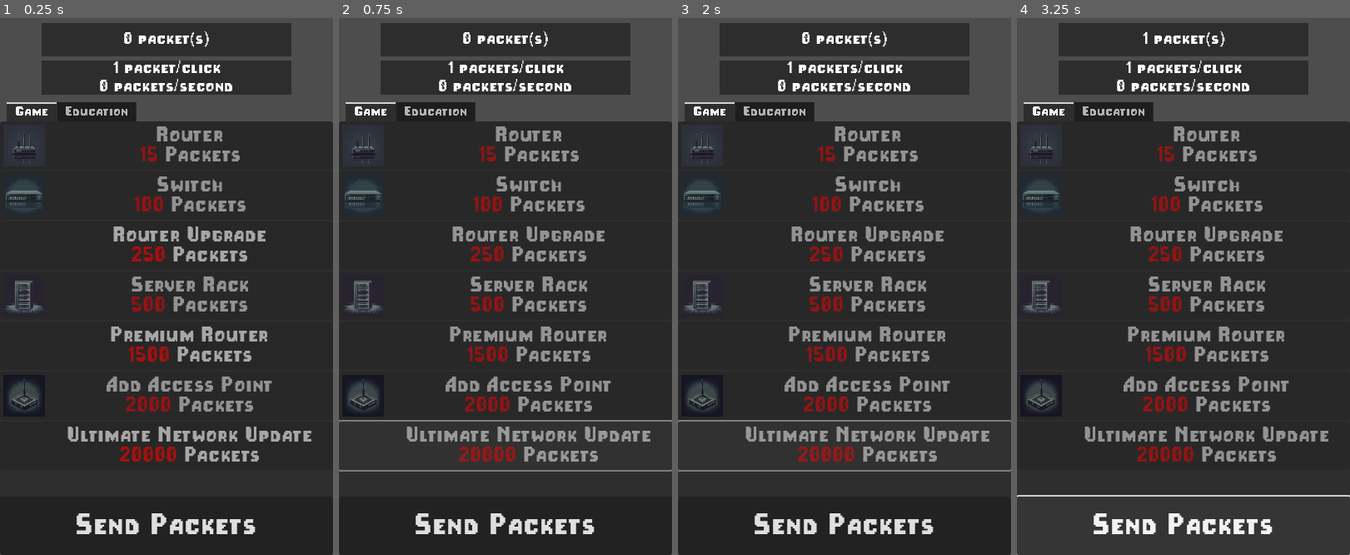
Above: before the commit, frames 1-4 (left to right).
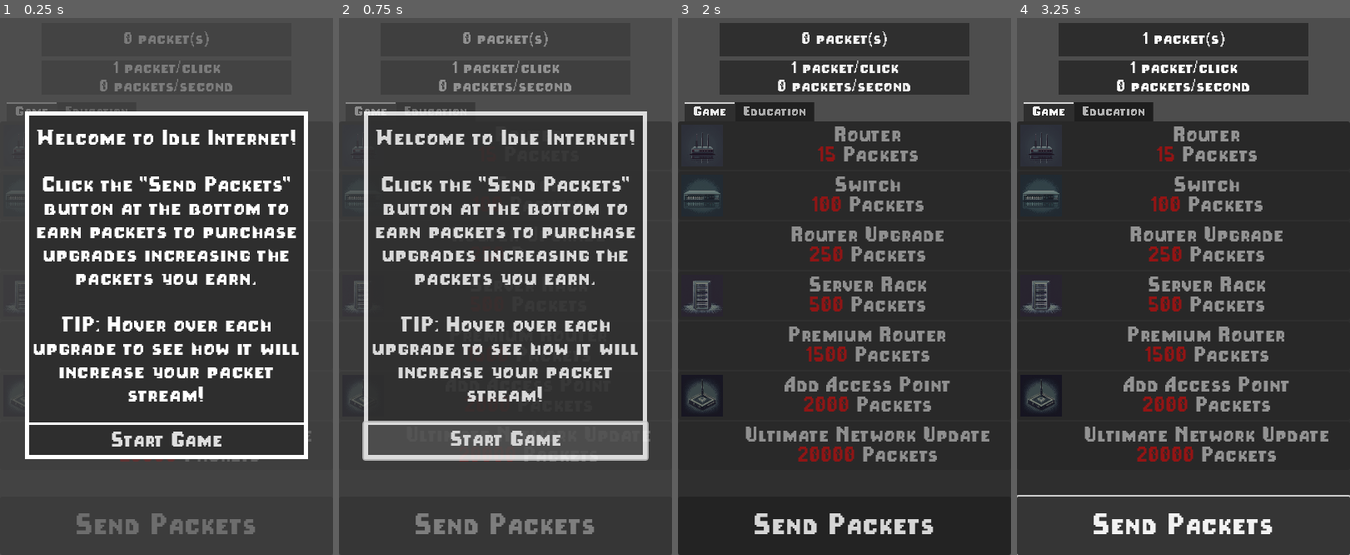
Above: after the commit, the same moments.

Repository: ngabryluk/Idle-Internet
Game: Godot game, scene res://scenes/game.tscn
Same seed, same stepped clock (60 frames per second), same inputs: the game is played once before the commit and once after it.
Inputs (mouse positions are in pixels of both pictures, inside the frame that each line leads up to):
- Up to frame 1 (0.25 s): no input
- Up to frame 2 (0.75 s): click (505, 442) at 0.5 s, where only the run after the commit has a clickable "Start Game"
- Up to frame 3 (2 s): click (844, 442) at 1.25 s, where only the run after the commit has a clickable "Start Game"
- Up to frame 4 (3.25 s): click (1183, 146) at 2.02 s; click "Send Packets" at 2.75 s

The runs differ from the first frame. In frame 1, 32% of the frame differs, in the area x 0-100%, y 2-100%; in frame 2, 25%; in frame 3, 1.0%; in frame 4, 0.4%.
Error after the commit: Cannot call method 'queue_free' on a null value. (res://scenes/game.gd:23)

Commit message:
Popup at start of game

Diff:
--- a/scenes/game.gd
+++ b/scenes/game.gd
@@ -10,6 +10,18 @@
 
 	$MarginContainer/TabContainer/Game/PacketButton.tooltip_text = "Add " + str(Globals.packets_per_click) + " packet to your total"
 
+	$Welcome.connect("game_start", start_game)
+
+func start_game():
+	var tween = get_tree().create_tween()
+	tween.set_parallel()
+	tween.tween_property($Welcome, "modulate:a", 0, 1.0)
+	tween.tween_property($MarginContainer, "modulate:a", 1, 1.0)
+	tween.tween_property($PacketTotal, "modulate:a", 1, 1.0)
+	tween.tween_property($PacketRateLabel, "modulate:a", 1, 1.0)
+	await tween.finished
+	$Welcome.queue_free()
+
 func _on_packet_button_pressed():
 	update_packets(Globals.packets_per_click)
 
--- a/scenes/game.tscn
+++ b/scenes/game.tscn
@@ -1,8 +1,9 @@
-[gd_scene load_steps=7 format=3 uid="uid://c1mnh1qludctg"]
+[gd_scene load_steps=8 format=3 uid="uid://c1mnh1qludctg"]
 
 [ext_resource type="Script" path="res://scenes/game.gd" id="1_xtaw0"]
 [ext_resource type="PackedScene" uid="uid://du1ckmrf7a5xi" path="res://scenes/upgrades.tscn" id="2_80b7q"]
 [ext_resource type="FontFile" uid="uid://qmvrt77xxw83" path="res://Cybersomething.ttf" id="2_pe166"]
+[ext_resource type="PackedScene" uid="uid://d4efvvnr56d2o" path="res://scenes/welcome.tscn" id="4_6fd1j"]
 
 [sub_resource type="Theme" id="Theme_3udql"]
 TabContainer/styles/panel = null
@@ -26,6 +27,7 @@
 script = ExtResource("1_xtaw0")
 
 [node name="MarginContainer" type="MarginContainer" parent="."]
+modulate = Color(1, 1, 1, 0.301961)
 layout_mode = 1
 anchors_preset = 15
 anchor_right = 1.0
@@ -64,16 +66,8 @@
 visible = false
 layout_mode = 2
 
-[node name="ColorRect" type="ColorRect" parent="MarginContainer/TabContainer/Education"]
-layout_mode = 1
-anchors_preset = 15
-anchor_right = 1.0
-anchor_bottom = 1.0
-grow_horizontal = 2
-grow_vertical = 2
-color = Color(0.682353, 0.501961, 0.670588, 1)
-
 [node name="PacketTotal" type="Label" parent="."]
+modulate = Color(1, 1, 1, 0.3)
 layout_mode = 1
 anchors_preset = 5
 anchor_left = 0.5
@@ -91,6 +85,7 @@
 vertical_alignment = 1
 
 [node name="PacketRateLabel" type="Label" parent="."]
+modulate = Color(1, 1, 1, 0.301961)
 layout_mode = 1
 anchors_preset = 5
 anchor_left = 0.5
@@ -110,5 +105,8 @@
 [node name="AutoTimer" type="Timer" parent="."]
 autostart = true
 
+[node name="Welcome" parent="." instance=ExtResource("4_6fd1j")]
+layout_mode = 1
+
 [connection signal="pressed" from="MarginContainer/TabContainer/Game/PacketButton" to="." method="_on_packet_button_pressed"]
 [connection signal="timeout" from="AutoTimer" to="." method="_on_auto_timer_timeout"]
--- /dev/null
+++ b/scenes/welcome.gd
@@ -0,0 +1,8 @@
+extends Control
+
+@onready var welcome_popup = $Container
+
+signal game_start
+
+func _on_start_pressed():
+	game_start.emit()
--- /dev/null
+++ b/scenes/welcome.tscn
@@ -0,0 +1,80 @@
+[gd_scene load_steps=6 format=3 uid="uid://p1hsq483c7f8"]
+
+[ext_resource type="Script" path="res://scenes/welcome.gd" id="1_mwwof"]
+
+[sub_resource type="StyleBoxFlat" id="StyleBoxFlat_64wo3"]
+content_margin_top = 20.0
+content_margin_bottom = 20.0
+bg_color = Color(0.180392, 0.180392, 0.180392, 1)
+border_width_left = 5
+border_width_top = 5
+border_width_right = 5
+border_color = Color(1, 1, 1, 1)
+
+[sub_resource type="LabelSettings" id="LabelSettings_wn8wy"]
+font_size = 26
+
+[sub_resource type="StyleBoxFlat" id="StyleBoxFlat_7xg3d"]
+content_margin_top = 10.0
+content_margin_bottom = 10.0
+bg_color = Color(0.180392, 0.180392, 0.180392, 1)
+border_width_left = 5
+border_width_top = 3
+border_width_right = 5
+border_width_bottom = 5
+border_color = Color(1, 1, 1, 1)
+
+[sub_resource type="StyleBoxFlat" id="StyleBoxFlat_47d3o"]
+bg_color = Color(0.313726, 0.313726, 0.313726, 1)
+border_width_left = 5
+border_width_top = 3
+border_width_right = 5
+border_width_bottom = 5
+border_color = Color(1, 1, 1, 1)
+
+[node name="Welcome" type="Control"]
+layout_mode = 3
+anchors_preset = 15
+anchor_right = 1.0
+anchor_bottom = 1.0
+grow_horizontal = 2
+grow_vertical = 2
+script = ExtResource("1_mwwof")
+
+[node name="Container" type="VBoxContainer" parent="."]
+layout_mode = 1
+anchors_preset = 14
+anchor_top = 0.5
+anchor_right = 1.0
+anchor_bottom = 0.5
+offset_left = 30.0
+offset_top = -208.0
+offset_right = -30.0
+offset_bottom = 209.0
+grow_horizontal = 2
+grow_vertical = 2
+theme_override_constants/separation = 0
+
+[node name="Label" type="Label" parent="Container"]
+custom_minimum_size = Vector2(340, 373)
+layout_mode = 2
+size_flags_vertical = 1
+theme_override_styles/normal = SubResource("StyleBoxFlat_64wo3")
+text = "Welcome to Idle Internet!
+
+Click the \"Send Packets\" button at the bottom to earn packets to purchase upgrades increasing the packets you earn.
+
+TIP: Hover over each upgrade to see how it will increase your packet stream!"
+label_settings = SubResource("LabelSettings_wn8wy")
+horizontal_alignment = 1
+vertical_alignment = 1
+autowrap_mode = 2
+
+[node name="Start" type="Button" parent="Container"]
+layout_mode = 2
+theme_override_font_sizes/font_size = 25
+theme_override_styles/normal = SubResource("StyleBoxFlat_7xg3d")
+theme_override_styles/hover = SubResource("StyleBoxFlat_47d3o")
+text = "Start Game"
+
+[connection signal="pressed" from="Container/Start" to="." method="_on_start_pressed"]
